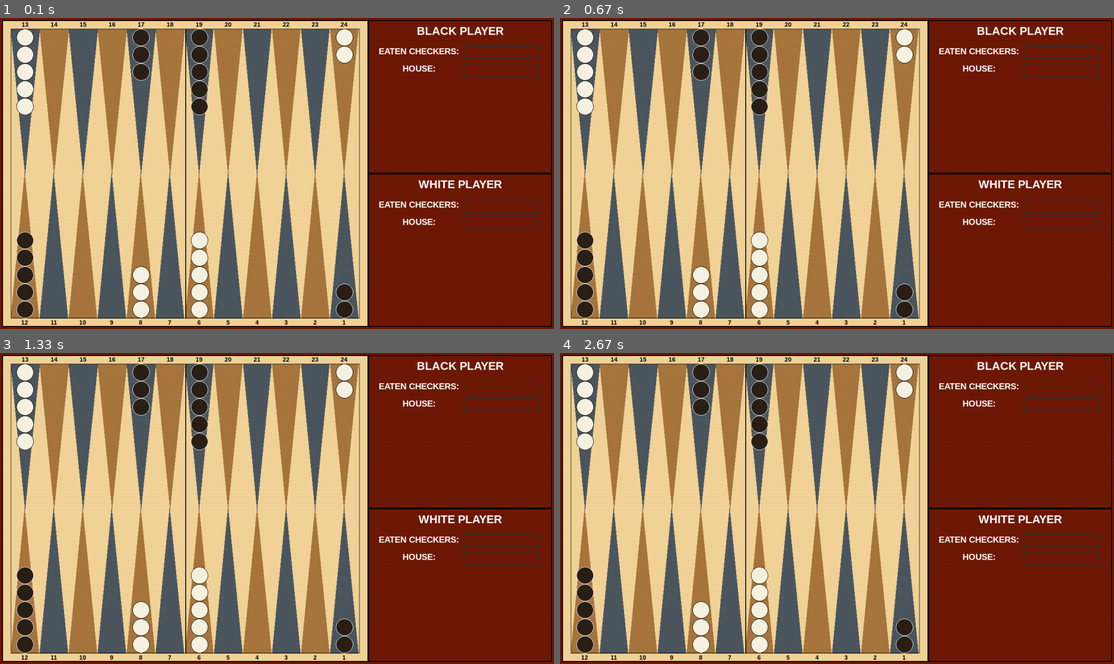
Above: before the commit, frames 1-4 (two rows, left to right).
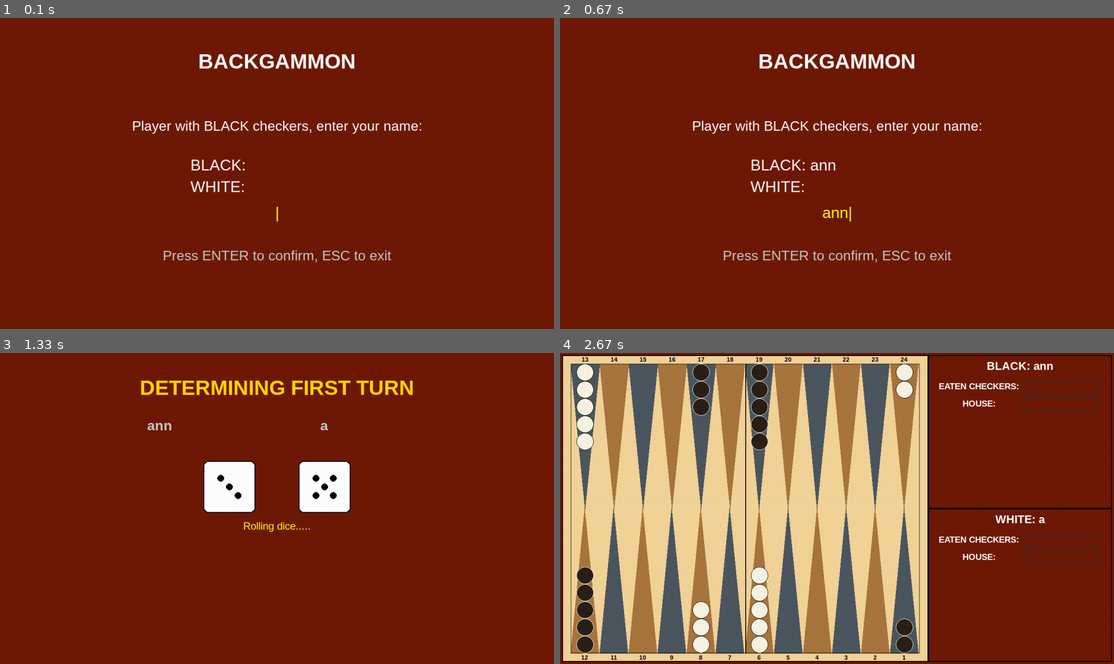
Above: after the commit, the same moments.

Repository: um-computacion/computacion-2025-backgammon-josefinaPorolli
Game: pygame game, started from pygame_ui/game_interface.py
The game is run twice, just before and just after one commit, with the same random seed, the same clock (stepped at 60 frames per second) and the same inputs.
Inputs:
- Up to frame 1 (0.1 s): no input
- Up to frame 2 (0.67 s): type "ann" at 0.33 s
- Up to frame 3 (1.33 s): tap Enter at 0.67, 1.02 s; type "a" at 0.88 s
- Up to frame 4 (2.67 s): tap Enter at 1.43 s

The runs differ from the first frame. In frame 1, 68% of the frame differs, in the area x 0-100%, y 0-100%; in frame 2, 68%; in frame 3, 68%; in frame 4, 0.6%.

Commit message:
Pygame: names, dice and set first turn

Diff:
--- a/pygame_ui/game_interface.py
+++ b/pygame_ui/game_interface.py
@@ -1,6 +1,7 @@
 import pygame
 import sys
 import os
+import random
 
 sys.path.append(os.path.dirname(os.path.dirname(os.path.abspath(__file__))))
 
@@ -31,6 +32,231 @@
 
 # Margins
 MARGIN = 5
+
+def get_player_names():
+    """Obtains the players' names at the beginning of the game"""
+    # Fonts
+    title_font = pygame.font.SysFont('Arial', 48, bold=True)
+    input_font = pygame.font.SysFont('Arial', 36)
+    prompt_font = pygame.font.SysFont('Arial', 32)
+
+    black_name = ""
+    white_name = ""
+    current_input = "black"  # 'black' or 'white'
+
+    input_active = True
+    while input_active:
+        screen.fill(BACKGROUND_COLOR)
+
+        # Title
+        title_text = title_font.render("BACKGAMMON", True, WHITE)
+        title_rect = title_text.get_rect(center=(WIDTH//2, 100))
+        screen.blit(title_text, title_rect)
+
+        # Instructions
+        if current_input == "black":
+            prompt_text = prompt_font.render("Player with BLACK checkers, enter your name:", True, WHITE)
+        else:
+            prompt_text = prompt_font.render("Player with WHITE checkers, enter your name:", True, WHITE)
+
+        prompt_rect = prompt_text.get_rect(center=(WIDTH//2, 250))
+        screen.blit(prompt_text, prompt_rect)
+
+        # Show names
+        black_display = f"BLACK: {black_name}" if black_name else "BLACK: "
+        white_display = f"WHITE: {white_name}" if white_name else "WHITE: "
+
+        black_text = input_font.render(black_display, True, WHITE)
+        white_text = input_font.render(white_display, True, WHITE)
+
+        screen.blit(black_text, (WIDTH//2 - 200, 320))
+        screen.blit(white_text, (WIDTH//2 - 200, 370))
+
+        # Current input
+        current_name = black_name if current_input == "black" else white_name
+        input_text = input_font.render(current_name + "|", True, (255, 255, 0))  # Yellow cursor
+        input_rect = input_text.get_rect(center=(WIDTH//2, 450))
+        screen.blit(input_text, input_rect)
+
+        # Instructions
+        inst_text = prompt_font.render("Press ENTER to confirm, ESC to exit", True, (200, 200, 200))
+        inst_rect = inst_text.get_rect(center=(WIDTH//2, 550))
+        screen.blit(inst_text, inst_rect)
+
+        pygame.display.flip()
+
+        for event in pygame.event.get():
+            if event.type == pygame.QUIT:
+                pygame.quit()
+                sys.exit()
+            elif event.type == pygame.KEYDOWN:
+                if event.key == pygame.K_ESCAPE:
+                    pygame.quit()
+                    sys.exit()
+                elif event.key == pygame.K_RETURN:
+                    if current_input == "black" and black_name.strip():
+                        current_input = "white"
+                    elif current_input == "white" and white_name.strip():
+                        input_active = False
+                    elif current_input == "white" and not white_name.strip():
+                        # No permitir nombre vacío
+                        continue
+                elif event.key == pygame.K_BACKSPACE:
+                    if current_input == "black":
+                        black_name = black_name[:-1]
+                    else:
+                        white_name = white_name[:-1]
+                else:
+                    # Solo permitir caracteres alfanuméricos y espacios
+                    if event.unicode.isprintable() and len(event.unicode.strip()) > 0:
+                        if current_input == "black":
+                            black_name += event.unicode
+                        else:
+                            white_name += event.unicode
+
+    return black_name, white_name
+
+def draw_dice(screen, rect, value):
+    """Draws the dice"""
+    # Background
+    pygame.draw.rect(screen, WHITE, rect, border_radius=12)
+    pygame.draw.rect(screen, BLACK, rect, 2, border_radius=12)
+
+    dot_radius = rect.width // 15
+    dot_color = BLACK
+
+    # Realtive positions
+    center_x, center_y = rect.center
+    third_x = rect.width // 3
+    third_y = rect.height // 3
+
+    # Possible positions
+    positions = {
+        1: [(center_x, center_y)],
+        2: [(rect.left + third_x, rect.top + third_y),
+            (rect.right - third_x, rect.bottom - third_y)],
+        3: [(rect.left + third_x, rect.top + third_y),
+            (center_x, center_y),
+            (rect.right - third_x, rect.bottom - third_y)],
+        4: [(rect.left + third_x, rect.top + third_y),
+            (rect.right - third_x, rect.top + third_y),
+            (rect.left + third_x, rect.bottom - third_y),
+            (rect.right - third_x, rect.bottom - third_y)],
+        5: [(rect.left + third_x, rect.top + third_y),
+            (rect.right - third_x, rect.top + third_y),
+            (center_x, center_y),
+            (rect.left + third_x, rect.bottom - third_y),
+            (rect.right - third_x, rect.bottom - third_y)],
+        6: [(rect.left + third_x, rect.top + third_y),
+            (rect.right - third_x, rect.top + third_y),
+            (rect.left + third_x, center_y),
+            (rect.right - third_x, center_y),
+            (rect.left + third_x, rect.bottom - third_y),
+            (rect.right - third_x, rect.bottom - third_y)]
+    }
+
+    # Draw the points
+    for pos in positions[value]:
+        pygame.draw.circle(screen, dot_color, pos, dot_radius)
+
+def determine_first_turn(black_name, white_name):
+    """Creates a window for setting the first turn"""
+    temp_game = BackgammonGame()
+
+    # Fonts
+    title_font = pygame.font.SysFont('Arial', 48, bold=True)
+    name_font = pygame.font.SysFont('Arial', 32, bold=True)
+    result_font = pygame.font.SysFont('Arial', 36, bold=True)
+    info_font = pygame.font.SysFont('Arial', 24)
+
+    # Dice areas
+    dice_size = 120
+    black_dice_area = pygame.Rect(WIDTH//2 - dice_size - 50, 250, dice_size, dice_size)
+    white_dice_area = pygame.Rect(WIDTH//2 + 50, 250, dice_size, dice_size)
+
+    # Animation
+    animation_frames = 25
+    for frame in range(animation_frames):
+        screen.fill(BACKGROUND_COLOR)
+
+        title_text = title_font.render("DETERMINING FIRST TURN", True, (255, 215, 0))
+        title_rect = title_text.get_rect(center=(WIDTH//2, 80))
+        screen.blit(title_text, title_rect)
+
+        # Names
+        black_name_text = name_font.render(f"{black_name}", True, (200, 200, 200))
+        white_name_text = name_font.render(f"{white_name}", True, (200, 200, 200))
+        screen.blit(black_name_text, (WIDTH//2 - 300, 150))
+        screen.blit(white_name_text, (WIDTH//2 + 100, 150))
+
+        # Animated dice
+        anim_black_val = random.randint(1, 6)
+        anim_white_val = random.randint(1, 6)
+
+        draw_dice(screen, black_dice_area, anim_black_val)
+        draw_dice(screen, white_dice_area, anim_white_val)
+
+        # Animated text
+        roll_text = info_font.render("Rolling dice..." + "." * (frame % 4), True, (255, 255, 0))
+        roll_rect = roll_text.get_rect(center=(WIDTH//2, 400))
+        screen.blit(roll_text, roll_rect)
+
+        pygame.display.flip()
+        pygame.time.delay(20)
+
+    # Use the real method after the timeout
+    temp_game.set_first_turn()
+
+    # Obtain values
+    final_black = temp_game.__dice1__.get_number()
+    final_white = temp_game.__dice2__.get_number()
+    first_turn = temp_game.get_turn()
+
+    # Show final result
+    screen.fill(BACKGROUND_COLOR)
+
+    title_text = title_font.render("FIRST TURN RESULT", True, (255, 215, 0))
+    title_rect = title_text.get_rect(center=(WIDTH//2, 80))
+    screen.blit(title_text, title_rect)
+
+    # Names
+    black_name_text = name_font.render(f"{black_name}", True, (200, 200, 200))
+    white_name_text = name_font.render(f"{white_name}", True, (200, 200, 200))
+    screen.blit(black_name_text, (WIDTH//2 - 300, 150))
+    screen.blit(white_name_text, (WIDTH//2 + 100, 150))
+
+    # Final dice
+    draw_dice(screen, black_dice_area, final_black)
+    draw_dice(screen, white_dice_area, final_white)
+
+    # Numbers
+    value_font = pygame.font.SysFont('Arial', 28, bold=True)
+    black_value_text = value_font.render(f"Value: {final_black}", True, WHITE)
+    white_value_text = value_font.render(f"Value: {final_white}", True, WHITE)
+    screen.blit(black_value_text, (black_dice_area.centerx - 50, black_dice_area.bottom + 10))
+    screen.blit(white_value_text, (white_dice_area.centerx - 50, white_dice_area.bottom + 10))
+
+    # Result
+    first_player = black_name if first_turn == "Black" else white_name
+    result_text = result_font.render(f"{first_player} ({first_turn}) goes first!", True, (0, 255, 0))
+    result_rect = result_text.get_rect(center=(WIDTH//2, 450))
+    screen.blit(result_text, result_rect)
+
+    # Instruction (press any key to start)
+    continue_text = info_font.render("Press any key to start...", True, (255, 255, 0))
+    continue_rect = continue_text.get_rect(center=(WIDTH//2, 520))
+    screen.blit(continue_text, continue_rect)
+
+    pygame.display.flip()
+
+    # Wait for input
+    waiting = True
+    while waiting:
+        for event in pygame.event.get():
+            if event.type in [pygame.QUIT, pygame.KEYDOWN, pygame.MOUSEBUTTONDOWN]:
+                waiting = False
+
+    return first_turn
 
 def create_point_mapping(board_inner_rect, point_width, point_height):
     """Crea un diccionario que mapea puntos del board a coordenadas visuales"""
@@ -162,7 +388,7 @@
         border_color = WHITE if checker.get_colour() == "Black" else BLACK
         pygame.draw.circle(screen, border_color, (int(x), int(y)), checker_radius, 1)
 
-def draw_general_interface():
+def draw_general_interface(black_player_name, white_player_name):
     # Fill the background
     screen.fill(BACKGROUND_COLOR)
 
@@ -332,13 +558,18 @@
     # Inner board border
     pygame.draw.rect(screen, BLACK, board_inner, 1)
 
-    # SQUARES FOR CONTROLS IN THE RIGHT SQUARE
-    font = pygame.font.SysFont('Arial', 26, bold=True) # Set the font
+    # In control section
+    font = pygame.font.SysFont('Arial', 26, bold=True)
 
     # Black player control
-    black_text = font.render("BLACK PLAYER", True, WHITE)
+    black_text = font.render(f"BLACK: {black_player_name}", True, WHITE)
     black_text_rect = black_text.get_rect(centerx=black_player_control.centerx, top=black_player_control.top + 10)
     screen.blit(black_text, black_text_rect)
+
+    # White player control
+    white_text = font.render(f"WHITE: {white_player_name}", True, WHITE)
+    white_text_rect = white_text.get_rect(centerx=white_player_control.centerx, top=white_player_control.top + 10)
+    screen.blit(white_text, white_text_rect)
 
     font = pygame.font.SysFont('Arial', 20, bold=True) # Set the font
 
@@ -349,13 +580,6 @@
     black_eaten_text = font.render("HOUSE: ", True, WHITE)
     black_eaten_text_rect = black_eaten_text.get_rect(centerx=black_player_control.left + 120, top=black_player_control.top + 100)
     screen.blit(black_eaten_text, black_eaten_text_rect)
-
-    font = pygame.font.SysFont('Arial', 26, bold=True) # Set the font
-
-    # White player control
-    white_text = font.render("WHITE PLAYER", True, WHITE)
-    white_text_rect = white_text.get_rect(centerx=white_player_control.centerx, top=white_player_control.top + 10)
-    screen.blit(white_text, white_text_rect)
 
     font = pygame.font.SysFont('Arial', 20, bold=True) # Set the font
 
@@ -422,6 +646,9 @@
 
 # Main game loop
 running = True
+black_player_name, white_player_name = get_player_names()
+first_turn_color = determine_first_turn(black_player_name, white_player_name)
+game.set_turn(first_turn_color)
 while running:
     # Handle events
     for event in pygame.event.get():
@@ -431,8 +658,7 @@
         elif event.type == pygame.KEYDOWN:
             if event.key == pygame.K_ESCAPE:
                 running = False
-
-    draw_general_interface()
+    draw_general_interface(black_player_name, white_player_name)
 
     # Update the screen
     pygame.display.flip()
Not shown, changed: CHANGELOG.md
